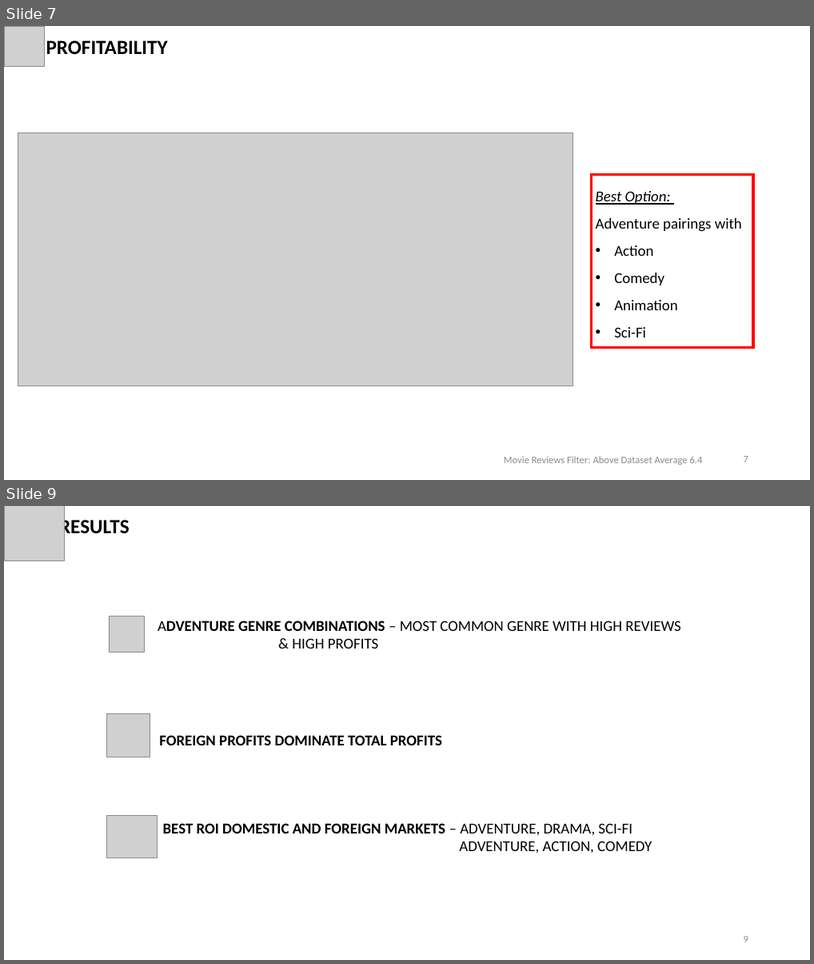
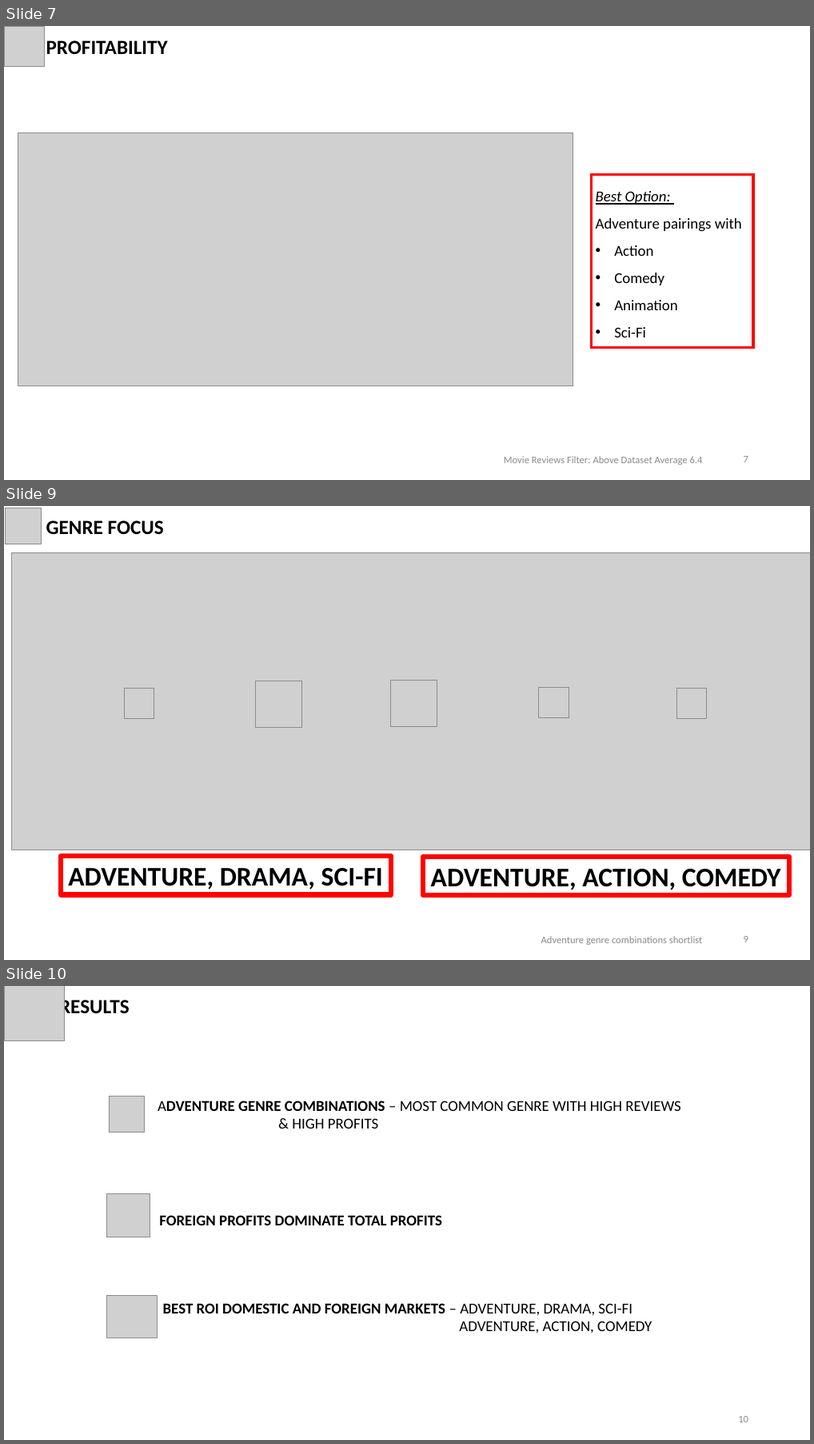
Before and after one commit to shayanabdulkarimkhan/dsc-phase-1-project-v2-4, a slide deck: Microsoft_Studios_Project.pptx. Shown one above the other, each under a label of ours: slides 7 and 9 before the commit, slides 7, 9 and 10 after it; the slides between them are not shown. The pictures are 814x964 and 814x1444 pixels, drawn with LibreOffice and Linux fonts; fonts in the diff are those of the drawing; grey boxes stand for pictures. Boxes give left, top, right and bottom in pixels: in the first picture for what was removed or moved away, otherwise in the second. Text is boxed around its words. In the diff, an @@ line names an element or a change of style, - is before the commit and + after.

```diff
--- a/Microsoft_Studios_Project.pptx
+++ b/Microsoft_Studios_Project.pptx
@@ slide 9 added at <box>4,506,810,960</box>, background #FFFFFF @@
@@ picture added at <box>6,508,41,544</box> @@
@@ text added at <box>46,520,164,535</box>, 24 pt, text #000000, bold @@
+GENRE FOCUS
@@ group added at <box>12,553,810,850</box>: 6 pictures @@
@@ rectangle added at <box>61,856,391,894</box>, outline #FF0000 6 pt, 32 pt, text #000000, bold @@
+ADVENTURE, DRAMA, SCI-FI
@@ rectangle added at <box>423,856,790,895</box>, outline #FF0000 6 pt, 32 pt, text #000000, bold @@
+ADVENTURE, ACTION, COMEDY
@@ text added at <box>542,936,702,944</box>, 12 pt, text #8C8C8C @@
+Adventure genre combinations shortlist
@@ page number added at <box>744,936,749,942</box>, 12 pt, text #8C8C8C @@
+9
@@ what was slide 9 is now slide 10 @@
@@ page number at <box>738,1416,749,1422</box>: text changed @@
-9
+10
```
Also in this commit, not shown: 1 slide changed, 2 other files.
